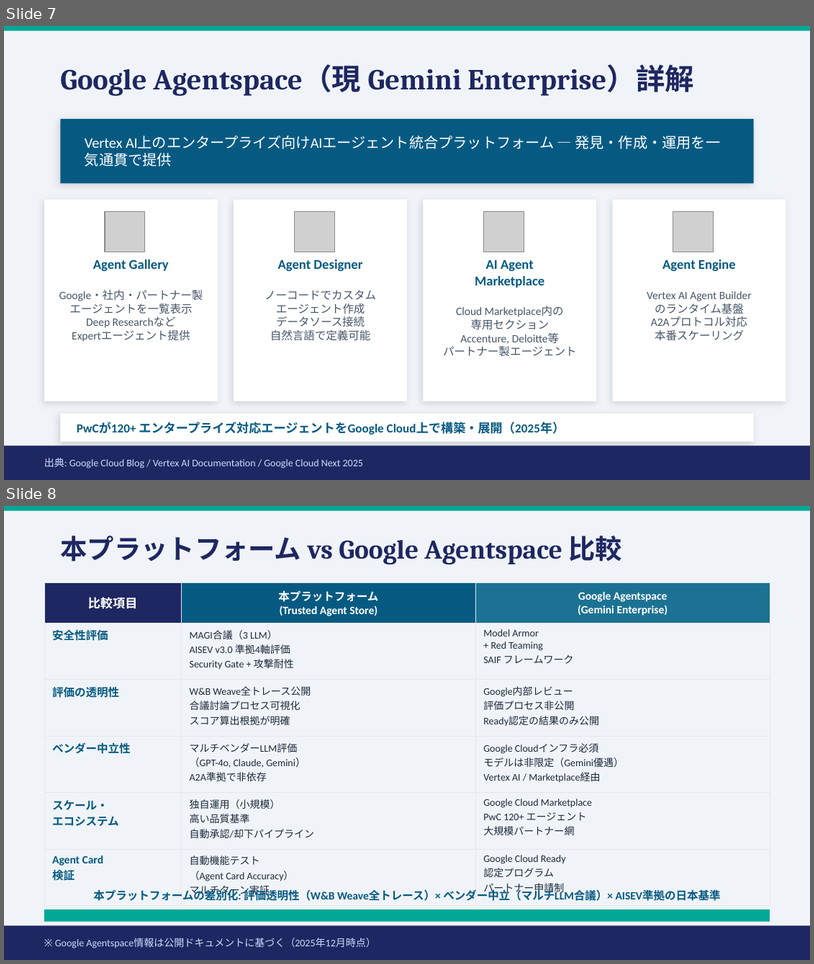
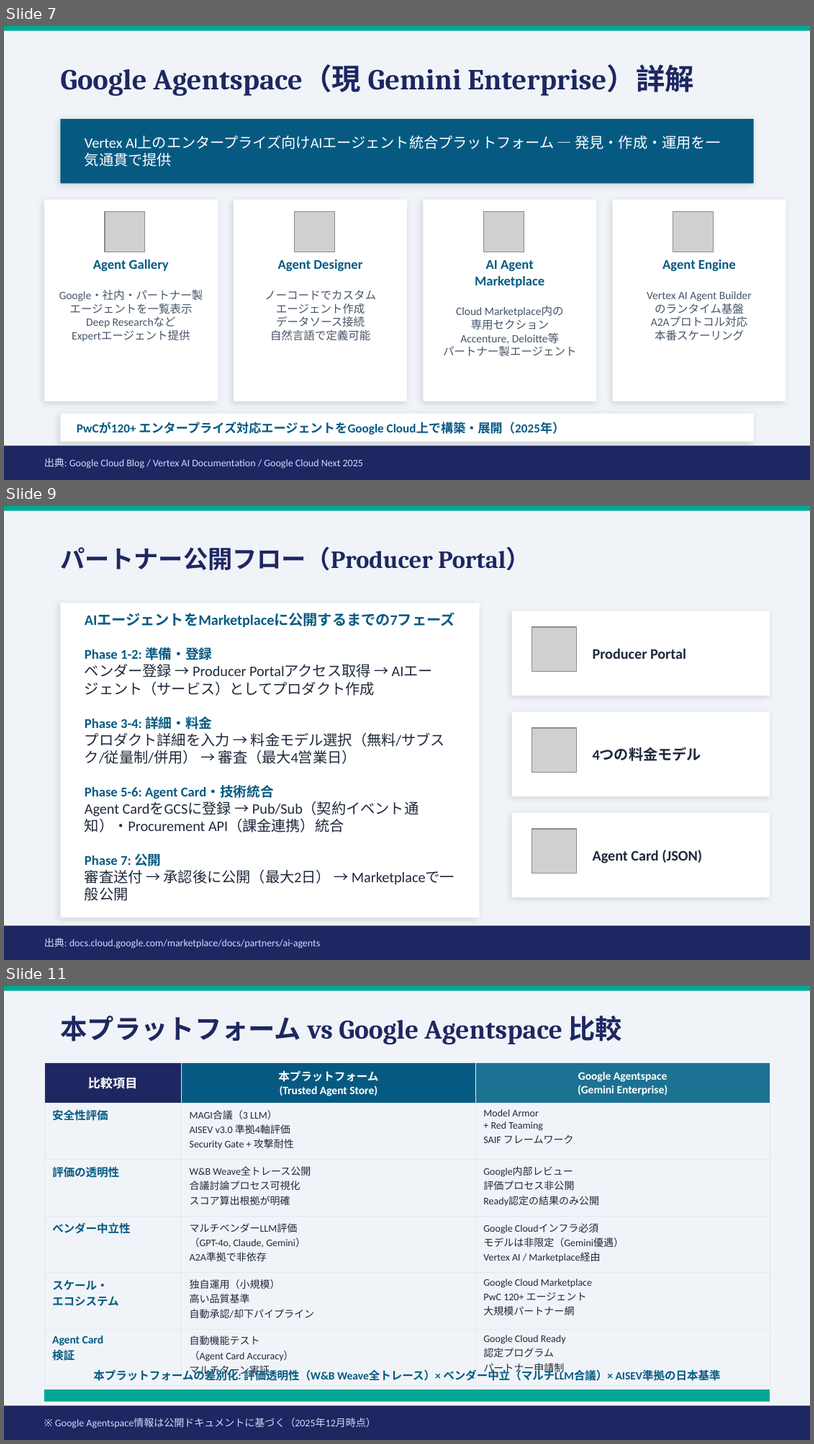
Before and after one commit to TaichiHiromatsu/secure-ai-agent-matching-platform, a slide deck: docs/A2A_Protocol_Latest_2026.pptx. Shown one above the other, each under a label of ours: slides 7 and 8 before the commit, slides 7, 9 and 11 after it; the slides between them are not shown. The pictures are 814x964 and 814x1444 pixels, drawn with LibreOffice and Linux fonts; fonts in the diff are those of the drawing; grey boxes stand for pictures. Boxes give left, top, right and bottom in pixels: in the first picture for what was removed or moved away, otherwise in the second. Text is boxed around its words. In the diff, an @@ line names an element or a change of style, - is before the commit and + after.

Commit message:
docs: Update Japanese demo script for Trusted Agent Store evaluation pipeline
- Revised the demo script to enhance clarity and detail regarding the evaluation pipeline steps, including PreCheck, Security Gate, and Auto-Decision.
- Improved descriptions of the evaluation process, emphasizing the dynamic nature of Trust Scores and the role of W&B Weave for traceability.
- Updated terminology for consistency and accuracy, ensuring better understanding for Japanese-speaking users.

These changes aim to provide a clearer and more comprehensive guide to the evaluation process within the Trusted Agent Store.

```diff
--- a/docs/A2A_Protocol_Latest_2026.pptx
+++ b/docs/A2A_Protocol_Latest_2026.pptx
@@ slide 9 added at box(4, 506, 810, 960), background #F0F4F8 @@
@@ rectangle added at box(4, 506, 810, 511), fill #00A896 @@
@@ text added at box(60, 546, 530, 571), 22 pt, text #1E2761, bold @@
+パートナー公開フロー（Producer Portal）
@@ rectangle added at box(60, 602, 480, 917), fill #FFFFFF @@
@@ text added at box(85, 613, 455, 883), 13 pt, text #1E293B @@
+AIエージェントをMarketplaceに公開するまでの7フェーズ
+Phase 1-2: 準備・登録
+ベンダー登録 → Producer Portalアクセス取得 → AIエージェント（サービス）としてプロダクト作成
+Phase 3-4: 詳細・料金
+プロダクト詳細を入力 → 料金モデル選択（無料/サブスク/従量制/併用） → 審査（最大4営業日）
+Phase 5-6: Agent Card・技術統合
+Agent CardをGCSに登録 → Pub/Sub（契約イベント通知）・Procurement API（課金連携）統合
+Phase 7: 公開
+審査送付 → 承認後に公開（最大2日） → Marketplaceで一般公開
@@ rectangle added at box(512, 611, 770, 695), fill #FFFFFF @@
@@ picture added at box(532, 627, 576, 672) @@
@@ text added at box(593, 648, 687, 659), 13 pt, text #1E293B, bold @@
+Producer Portal
@@ rectangle added at box(512, 712, 770, 796), fill #FFFFFF @@
@@ picture added at box(532, 728, 576, 772) @@
@@ text added at box(593, 747, 702, 761), 13 pt, text #1E293B, bold @@
+4つの料金モデル
@@ rectangle added at box(512, 813, 770, 897), fill #FFFFFF @@
@@ picture added at box(532, 829, 576, 873) @@
@@ text added at box(593, 849, 702, 863), 13 pt, text #1E293B, bold @@
+Agent Card (JSON)
@@ rectangle added at box(4, 925, 810, 959), fill #1E2761 @@
@@ text added at box(44, 937, 321, 948), 9 pt, text #CADCFC @@
+出典: docs.cloud.google.com/marketplace/docs/partners/ai-agents
@@ what was slide 8 is now slide 11 @@
```
Also in this commit, not shown: 1 slide changed, 2 other slides added, 1 other file.
